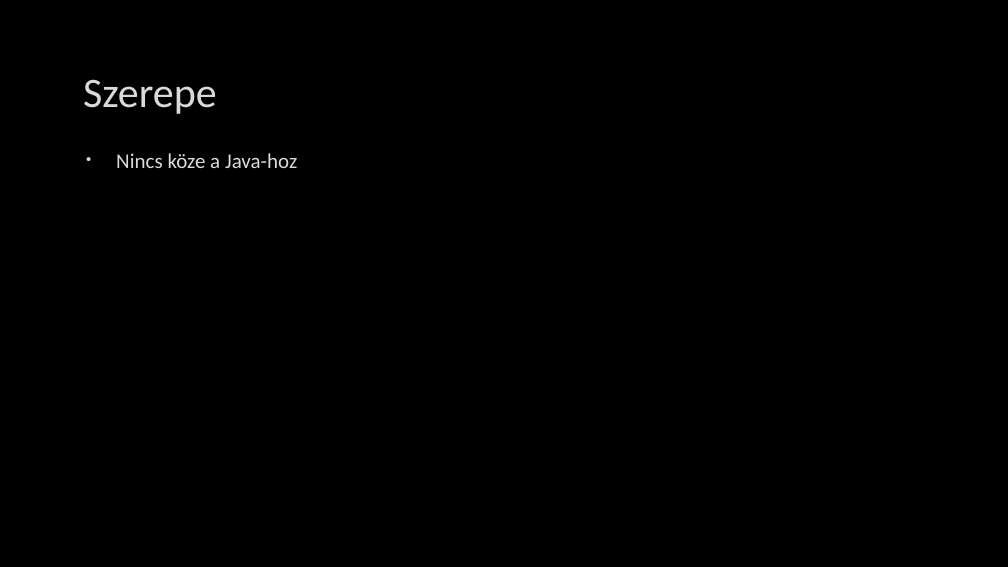
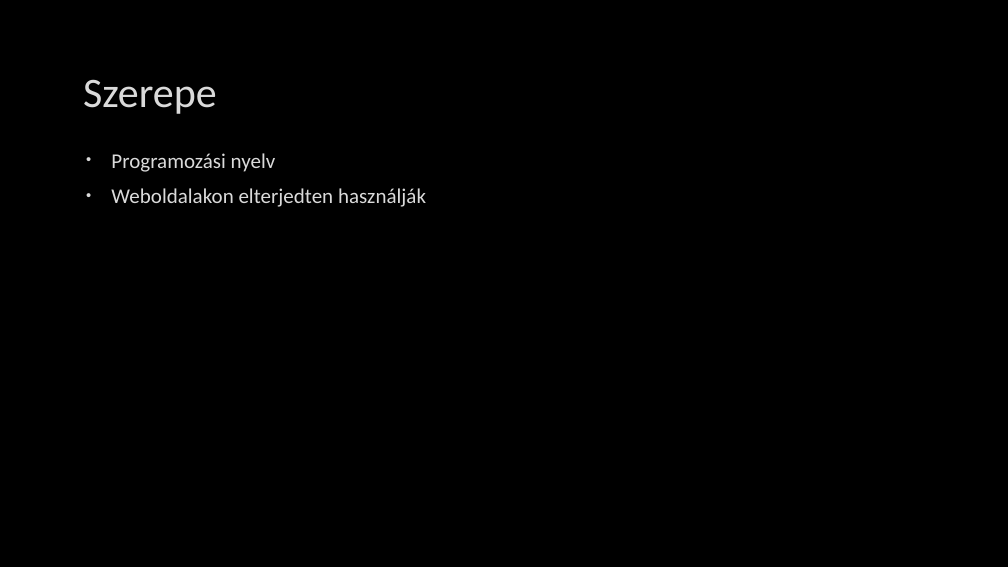
Before and after one commit to mihoandre/ikt-ppt, a slide deck: slide 3 of JavaScriptikt.pptx. Drawn at 1008x567 pixels with LibreOffice and Linux fonts; fonts in the diff are those of the drawing; background and template pictures are left out. Boxes give left, top, right and bottom in pixels: in the first picture for what was removed or moved away, otherwise in the second. Text is boxed around its words. In the diff, an @@ line names an element or a change of style, - is before the commit and + after.

```diff
--- a/JavaScriptikt.pptx
+++ b/JavaScriptikt.pptx
@@ text at (x1=111, y1=153, x2=426, y2=207): text changed @@
-• Nincs köze a Java-hoz
+• Programozási nyelv
+• Weboldalakon elterjedten használják
```
Also in this commit, not shown: 4 slides added, 1 slide removed.
